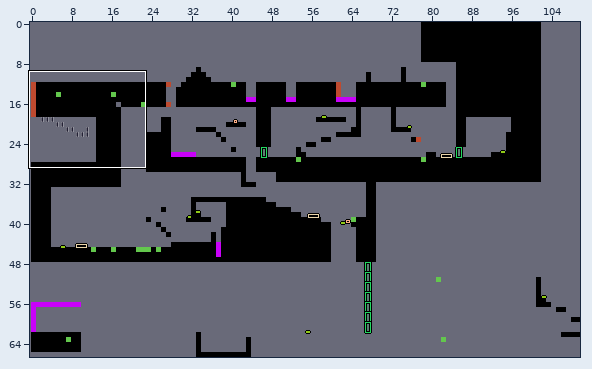
A LDtk project gets an edit: mapTest9999.ldtk. The picture above shows the old version from afar; the outline marks the close-up.
Close-up. First the earlier version:
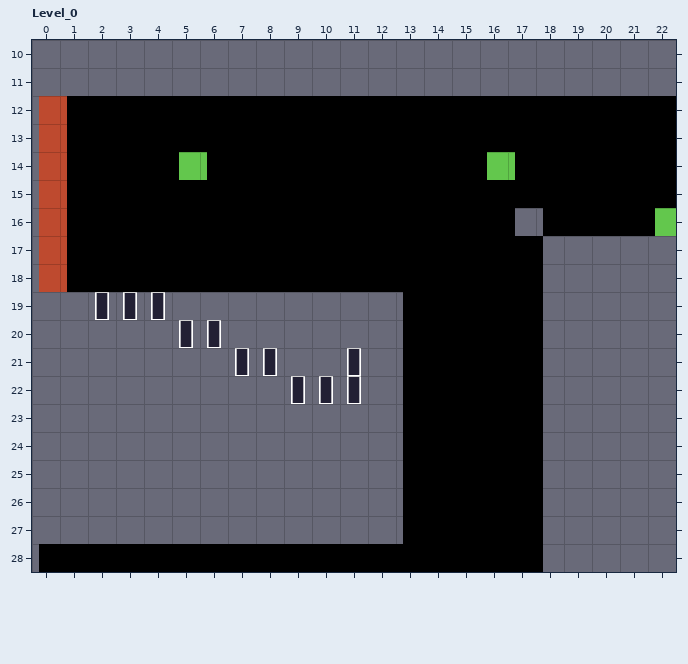
Cells are 64x64 px. Shown: Level_0 x 0..22, y 10..28. The commit also changed other parts of the map, which this record leaves out. Layer "IntGrid" is drawn 16,0 px off the grid.
After the commit:
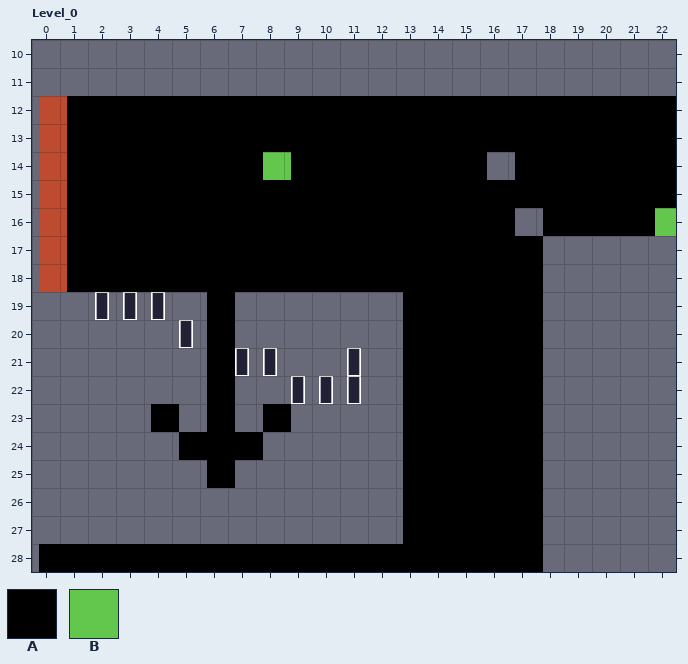
Key: from "IntGrid": A 1 "_", B 3 "router".
_ is an empty cell.
Changes in this commit:
Layer "IntGrid":
Tile B gives way to tile A in row 14 at x 5.
The edit adds tile A in rows 19 to 22 at x 6; in row 23 at x 4, 6 and 8; in row 24 at x 5 to 7; in row 25 at x 6.
Tile A gives way to tile B in row 14 at x 8.
Tile B is removed in row 14 at x 16.
Changed places in both close-ups, as pixel boxes (x1, y1, x2, y2):
changed: (179, 152, 207, 180)
changed: (263, 152, 291, 180)
removed: (487, 152, 515, 180)
added: (151, 292, 291, 488)
